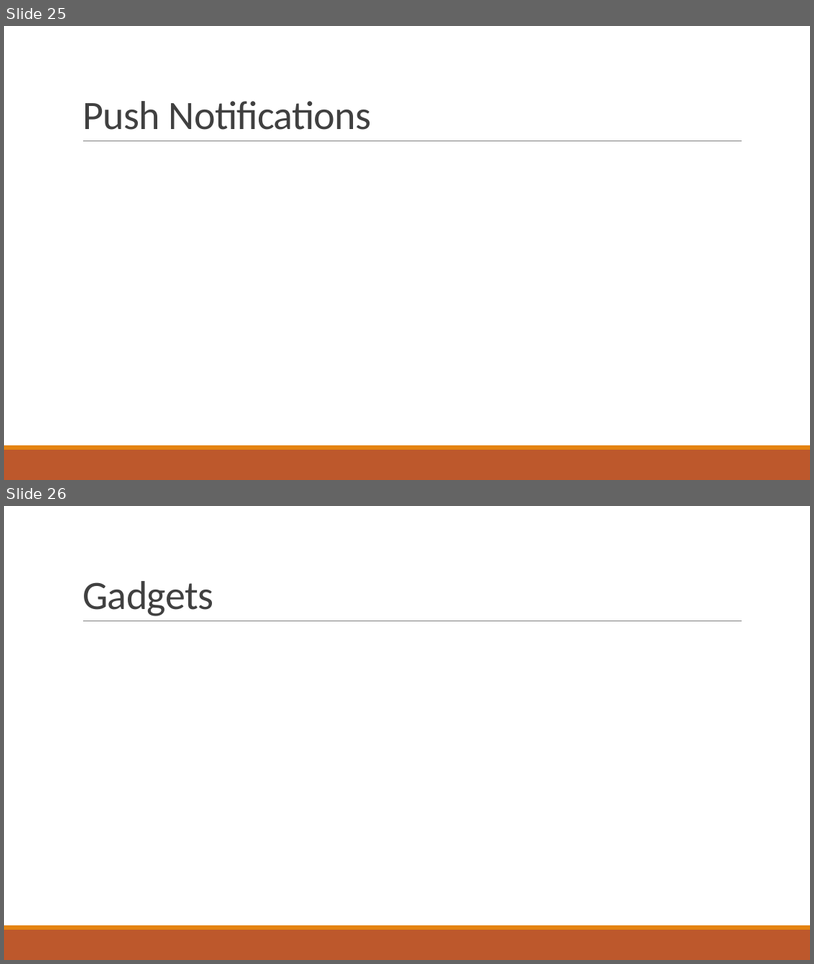
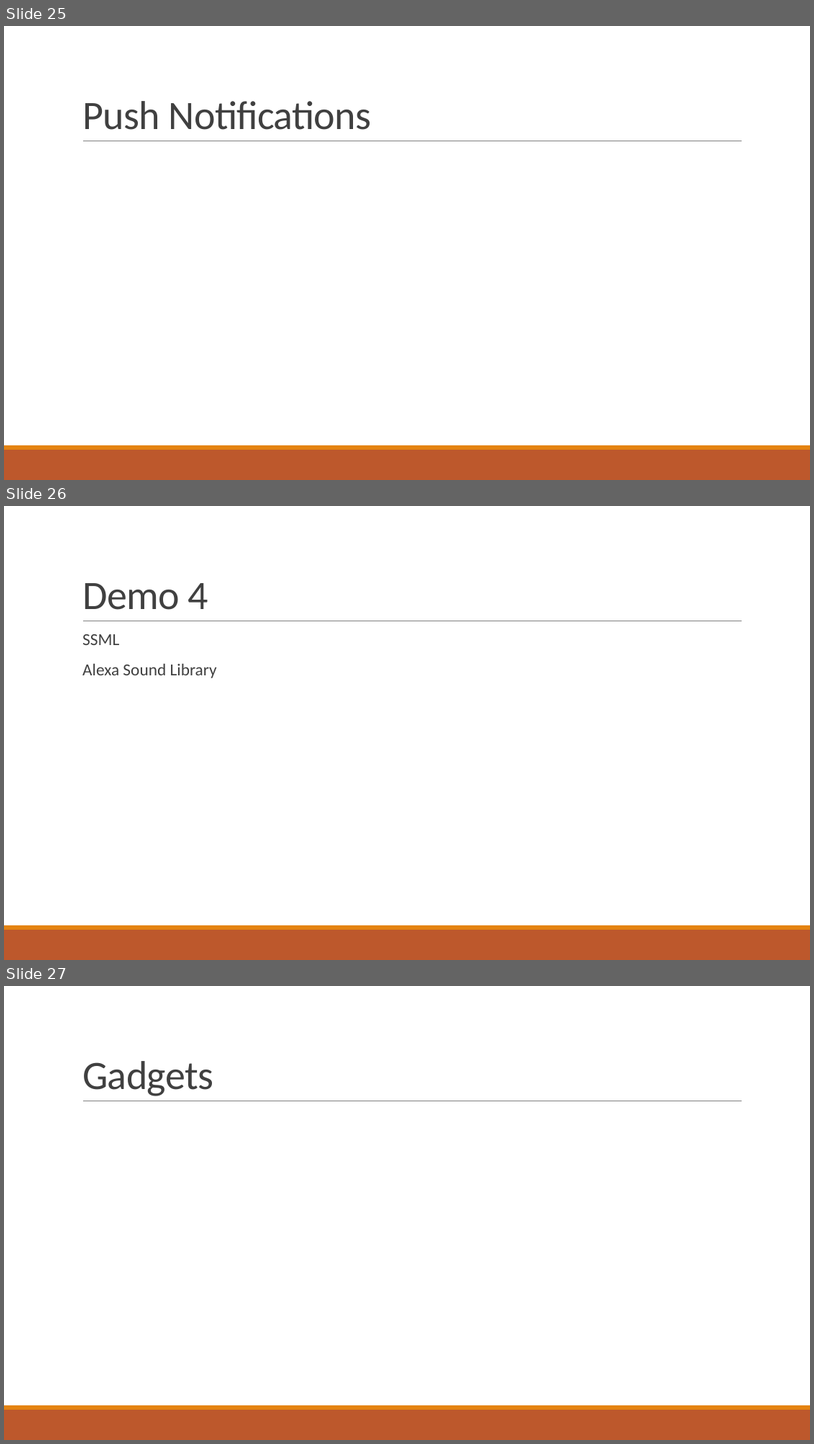
Before and after one commit to stoiveyp/DDDWales2018, a slide deck: Presentation/VoiceAndMore.pptx. Shown one above the other, each under a label of ours: slides 25 and 26 before the commit, slides 25, 26 and 27 after it. The pictures are 814x964 and 814x1444 pixels, drawn with LibreOffice and Linux fonts; fonts in the diff are those of the drawing. Boxes give left, top, right and bottom in pixels: in the first picture for what was removed or moved away, otherwise in the second. Text is boxed around its words. In the diff, an @@ line names an element or a change of style, - is before the commit and + after.

```diff
--- a/Presentation/VoiceAndMore.pptx
+++ b/Presentation/VoiceAndMore.pptx
@@ slide 26 added at box(4, 506, 810, 960), background #FFFFFF; not listed: 3 template elements that a slide beside it also shows @@
@@ title added at box(82, 583, 208, 610), 48 pt, text #404040 @@
+Demo 4
@@ text added at box(82, 634, 217, 678), 20 pt, text #404040 @@
+  SSML
+  Alexa Sound Library
@@ what was slide 26 is now slide 27 @@
```
Also in this commit, not shown: 2 slides changed.
